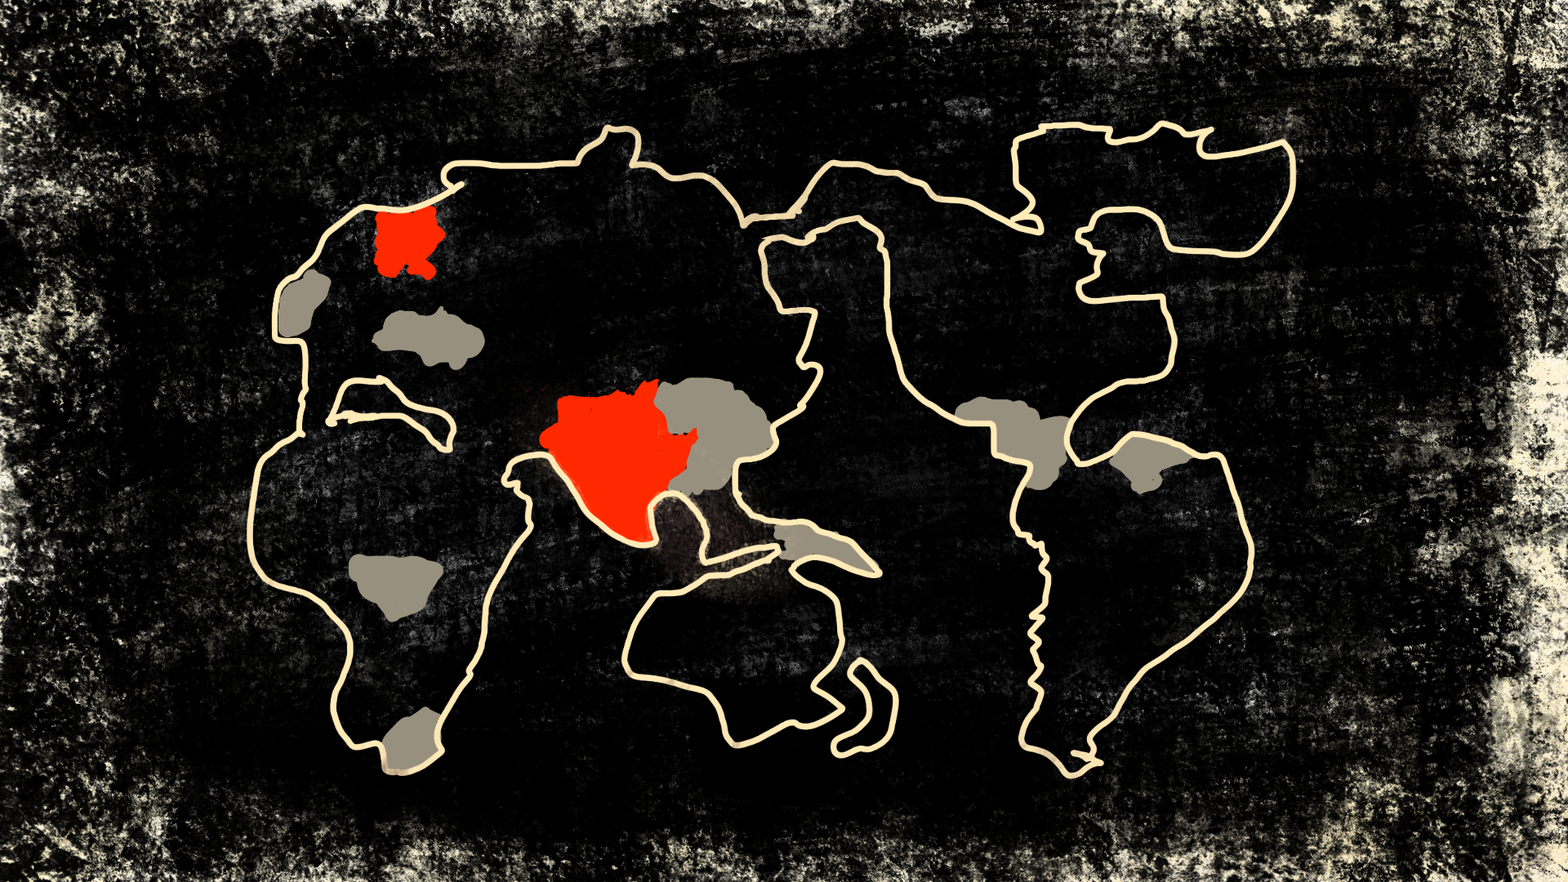
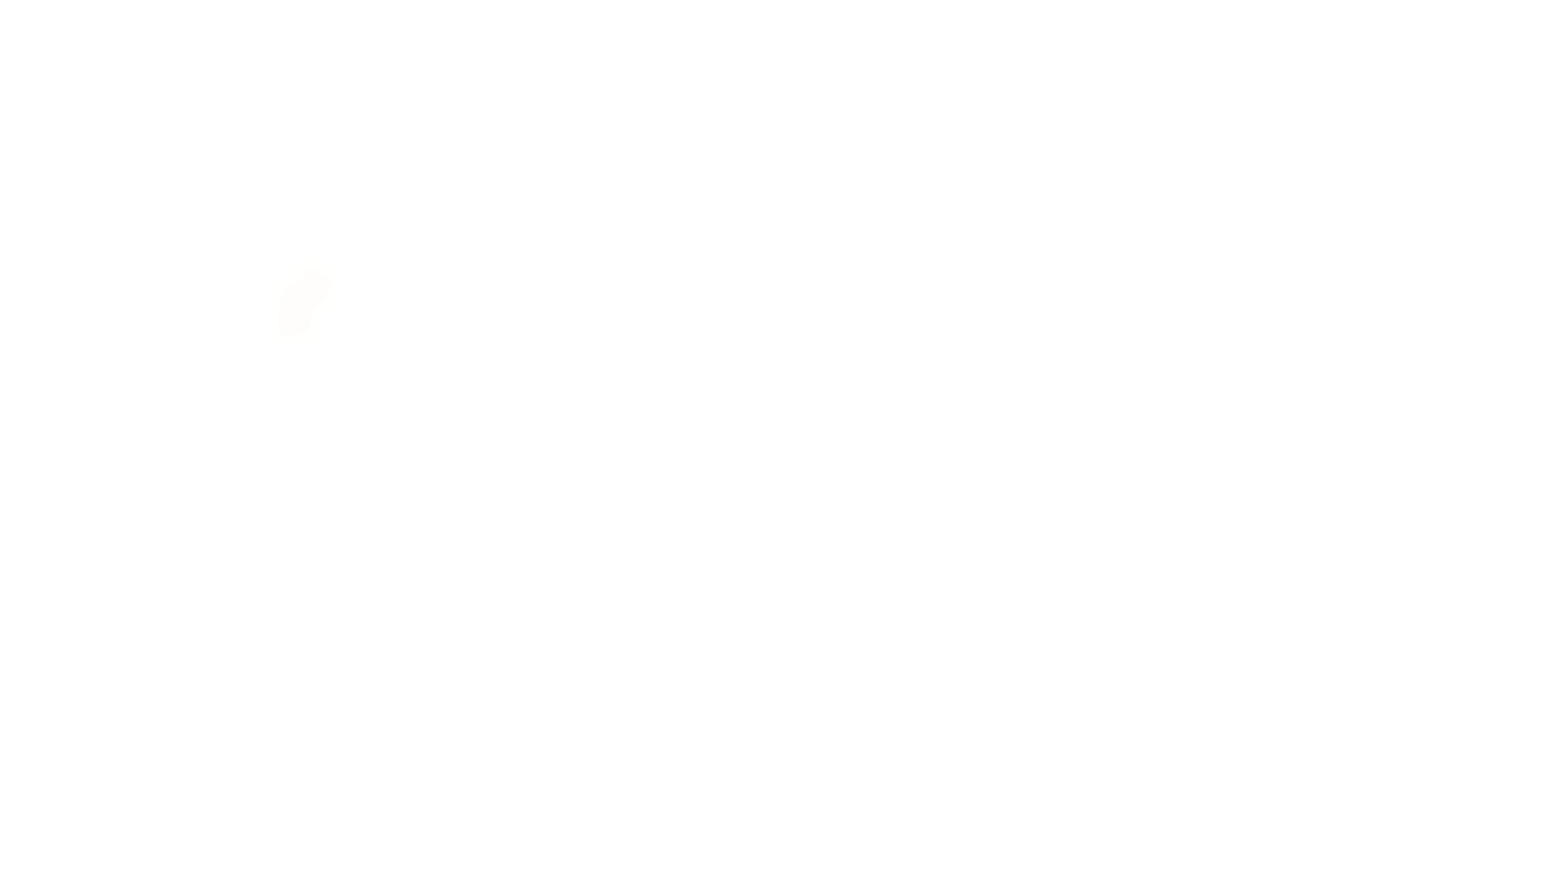
Layers edited between the first and the second 1568px x 882px image:
"Layer": opacity 100% → 1%, painted on it over [266, 256, 344, 349]
hid "Map_.png" over [0, 0, 1568, 882]